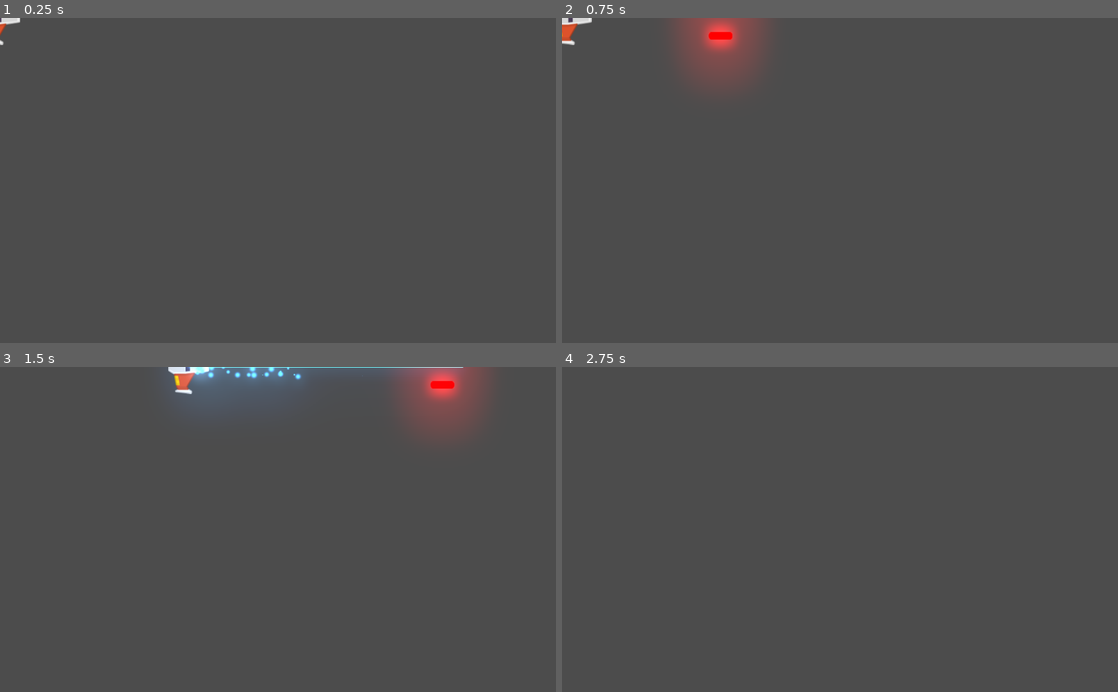
Above: before the commit, frames 1-4 (two rows, left to right).
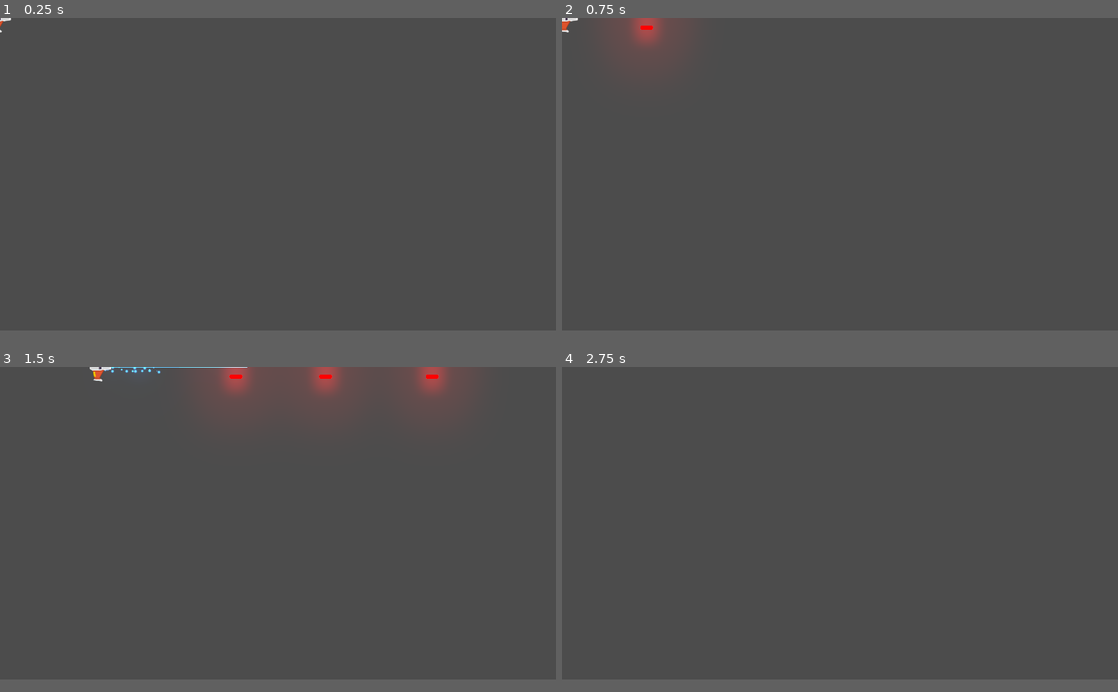
Above: after the commit, the same moments.

Repository: NicoNunez4598/Proyecto_Meteoritos_Juego
Game: Godot game, scene res://Juego/Niveles/NivelTest.tscn
The game is run twice, just before and just after one commit, with the same random seed, the same clock (stepped at 60 frames per second) and the same inputs.
Inputs:
- Up to frame 1 (0.25 s): no input
- Up to frame 2 (0.75 s): tap Enter at 0.5 s; hold W (mover_adelante) from 0.53 s (still down); hold P (disparo_principal) from 0.53 s (still down)
- Up to frame 3 (1.5 s): release W (mover_adelante) at 1.28 s; release P (disparo_principal) at 1.28 s; hold S (mover_atras) from 1.28 s (still down); tap Space (disparo_secundario) at 1.35 s
- Up to frame 4 (2.75 s): release S (mover_atras) at 2.03 s; hold W (mover_adelante) from 2.03 s (still down); hold A (rotar_antihorario) from 2.03 s (still down)
In our replay, the window is 800x468 before the commit and 800x450 after it. These sizes can differ from the game's own. Grey fills any space a smaller window leaves; there, only what the larger window draws over its background counts as a difference.

The runs differ from the first frame. In frame 1, less than 0.1% of the frame differs, in the area x 0-4%, y 0-9%; in frame 2, 3.4%; in frame 3, 4.6%, in the area x 16-87%, y 0-18%; in frame 4, only the window size differs.

Commit message:
Proyectiles
Agregando:
*Proyectil Player
*Proyectil Enemigo

Modificando:
*Nombre del Proyecto
*Icono del Proyecto

Diff:
--- a/Juego/Naves/Player/Player.tscn
+++ b/Juego/Naves/Player/Player.tscn
@@ -10,6 +10,9 @@
 radius = 38.6663
 
 [node name="Player" type="RigidBody2D"]
+z_index = 50
+z_as_relative = false
+collision_mask = 22
 physics_material_override = ExtResource( 2 )
 gravity_scale = 0.0
 can_sleep = false
--- a/Juego/Proyectiles/Laser/LaserBeam2D.tscn
+++ b/Juego/Proyectiles/Laser/LaserBeam2D.tscn
@@ -61,8 +61,11 @@
 color_ramp = SubResource( 2 )
 
 [node name="LaserBeam2D" type="RayCast2D"]
+z_index = 41
+z_as_relative = false
 enabled = true
 cast_to = Vector2( 0, 0 )
+collision_mask = 6
 script = ExtResource( 1 )
 
 [node name="FillLine2D" type="Line2D" parent="."]
--- a/Juego/Proyectiles/Proyectil.tscn
+++ b/Juego/Proyectiles/Proyectil.tscn
@@ -1,11 +1,7 @@
-[gd_scene load_steps=4 format=2]
+[gd_scene load_steps=3 format=2]
 
 [ext_resource path="res://Juego/Proyectiles/Proyectil.gd" type="Script" id=1]
 [ext_resource path="res://Juego/Proyectiles/Proyectil.png" type="Texture" id=2]
-
-[sub_resource type="CapsuleShape2D" id=1]
-radius = 6.63543
-height = 30.5071
 
 [node name="Proyectil" type="Area2D"]
 script = ExtResource( 1 )
@@ -18,7 +14,6 @@
 
 [node name="CollisionShape2D" type="CollisionShape2D" parent="."]
 rotation = 1.5708
-shape = SubResource( 1 )
 
 [node name="VisibilityNotifier2D" type="VisibilityNotifier2D" parent="."]
 position = Vector2( 5.23776e-06, 0.0992109 )
--- /dev/null
+++ b/Juego/Proyectiles/ProyectilEnemigo.tscn
@@ -0,0 +1,26 @@
+[gd_scene load_steps=4 format=2]
+
+[ext_resource path="res://Juego/Proyectiles/Proyectil.tscn" type="PackedScene" id=1]
+[ext_resource path="res://Juego/Proyectiles/ProyectilEnemigo.png" type="Texture" id=2]
+
+[sub_resource type="CapsuleShape2D" id=1]
+radius = 6.22713
+height = 24.2625
+
+[node name="ProyectilEnemigo" instance=ExtResource( 1 )]
+z_index = 39
+z_as_relative = false
+collision_layer = 16
+collision_mask = 5
+
+[node name="Sprite" parent="." index="0"]
+modulate = Color( 0.25, 2, 0, 1 )
+scale = Vector2( 1, 1 )
+texture = ExtResource( 2 )
+
+[node name="CollisionShape2D" parent="." index="1"]
+shape = SubResource( 1 )
+
+[node name="VisibilityNotifier2D" parent="." index="2"]
+position = Vector2( -4.47035e-08, 0.0992109 )
+scale = Vector2( 1.86606, 0.672599 )
--- /dev/null
+++ b/Juego/Proyectiles/ProyectilPlayer.tscn
@@ -0,0 +1,16 @@
+[gd_scene load_steps=3 format=2]
+
+[ext_resource path="res://Juego/Proyectiles/Proyectil.tscn" type="PackedScene" id=1]
+
+[sub_resource type="CapsuleShape2D" id=1]
+radius = 6.54069
+height = 31.3338
+
+[node name="ProyectilPlayer" instance=ExtResource( 1 )]
+z_index = 40
+z_as_relative = false
+collision_layer = 8
+collision_mask = 6
+
+[node name="CollisionShape2D" parent="." index="1"]
+shape = SubResource( 1 )
--- a/project.godot
+++ b/project.godot
@@ -44,13 +44,24 @@
 
 [application]
 
-config/name="Meteoritos_Juego"
+config/name="Meteoritos"
 run/main_scene="res://Juego/Niveles/NivelTest.tscn"
-config/icon="res://icon.png"
+config/icon="res://Icono_Nave.png"
 
 [autoload]
 
 Eventos="*res://Juego/Autoloads/Eventos.gd"
+
+[display]
+
+window/size/width=1920
+window/size/height=1080
+window/size/resizable=false
+window/size/always_on_top=true
+window/size/test_width=1280
+window/size/test_height=720
+window/stretch/mode="2d"
+window/stretch/aspect="keep"
 
 [global]
 
@@ -93,6 +104,14 @@
  ]
 }
 
+[layer_names]
+
+2d_physics/layer_1="Player"
+2d_physics/layer_2="Enemigo"
+2d_physics/layer_3="Meteoritos"
+2d_physics/layer_4="Proyectil_Player"
+2d_physics/layer_5="Proyectil_Enemigo"
+
 [physics]
 
 common/enable_pause_aware_picking=true
Binary file added: Icono.png
Not shown, added: Icono.png.import
Binary file added: Icono_Nave.png
Not shown, added: Icono_Nave.png.import
Binary file added: Juego/Proyectiles/ProyectilEnemigo.png
Not shown, added: Juego/Proyectiles/ProyectilEnemigo.png.import
